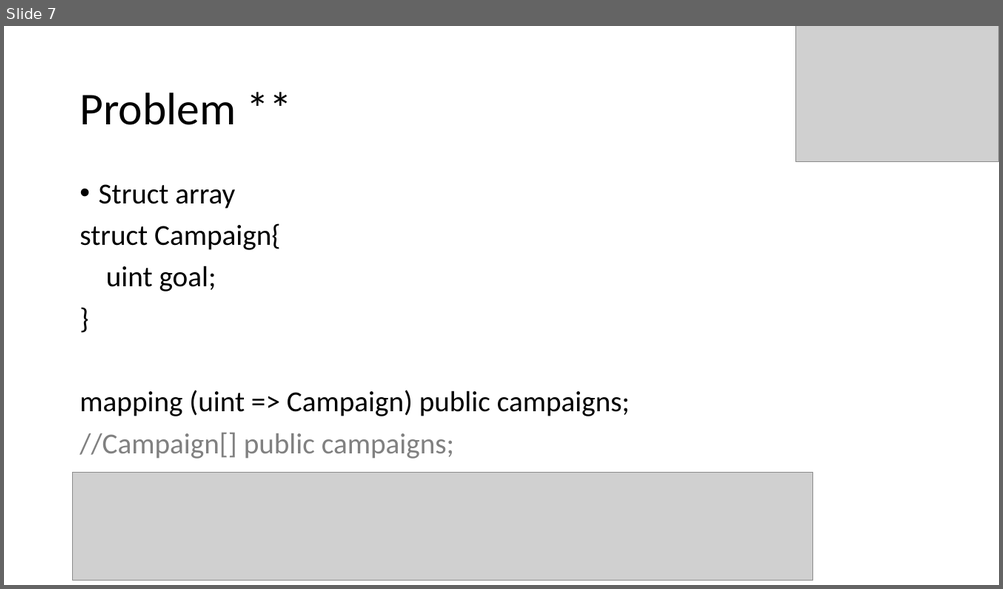
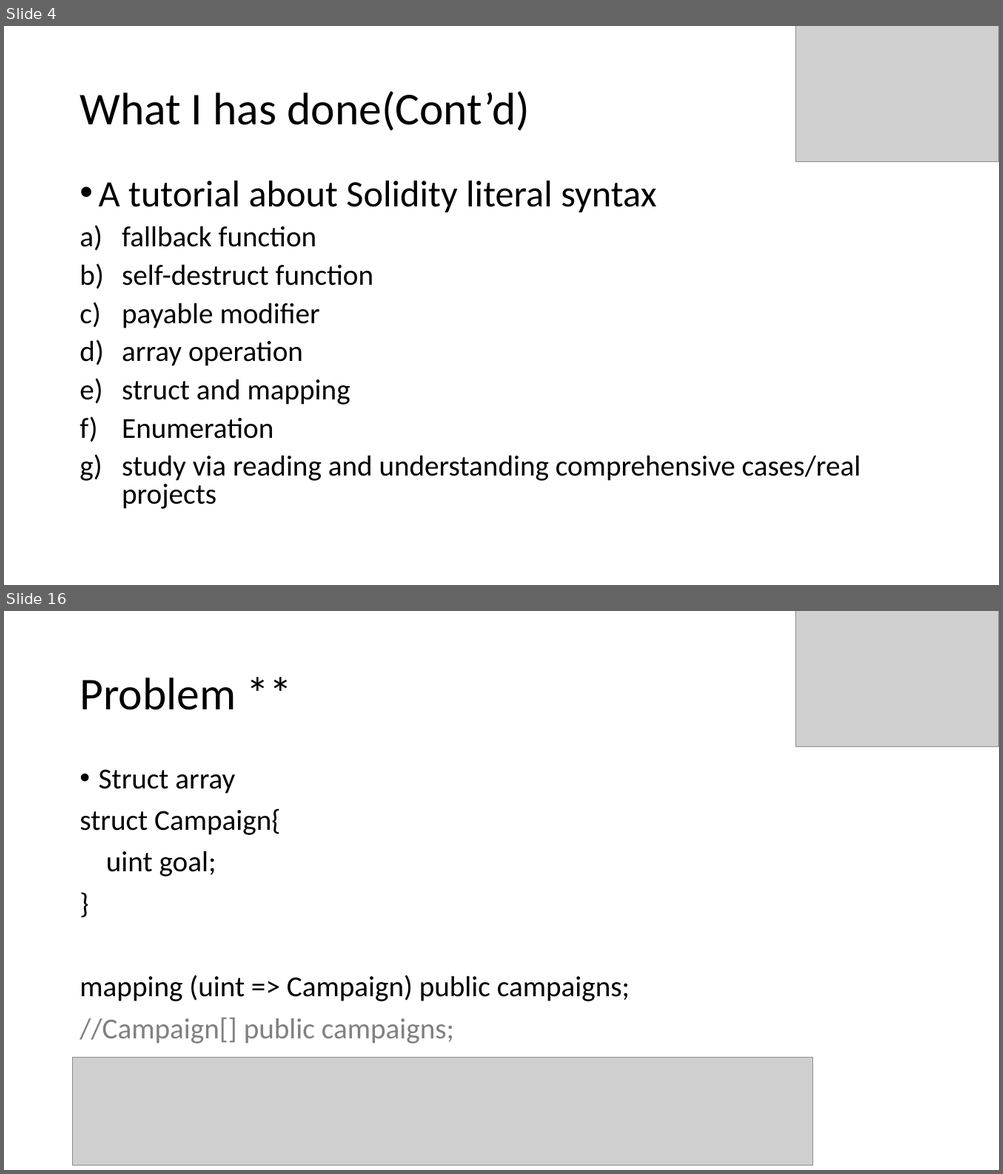
Before and after one commit to ryu9827/bootcamp-slices, a slide deck: Presentation-Bruce.pptx. Shown one above the other, each under a label of ours: slide 7 before the commit, slides 4 and 16 after it; the slides between them are not shown. The pictures are 1003x589 and 1003x1174 pixels, drawn with LibreOffice and Linux fonts; fonts in the diff are those of the drawing; grey boxes stand for pictures. Boxes give left, top, right and bottom in pixels: in the first picture for what was removed or moved away, otherwise in the second. Text is boxed around its words. In the diff, an @@ line names an element or a change of style, - is before the commit and + after.

```diff
--- a/Presentation-Bruce.pptx
+++ b/Presentation-Bruce.pptx
@@ slide 4 added at (x1=4, y1=26, x2=999, y2=585), background #FFFFFF @@
@@ picture added at (x1=796, y1=26, x2=999, y2=162) @@
@@ title added at (x1=79, y1=91, x2=529, y2=131), 44 pt, text #000000 @@
+What I has done(Cont’d)
@@ text added at (x1=99, y1=181, x2=861, y2=509), 28 pt, text #000000 @@
+• A tutorial about Solidity literal syntax
+a) fallback function
+b) self-destruct function
+c) payable modifier
+d) array operation
+e) struct and mapping
+f) Enumeration
+g) study via reading and understanding comprehensive cases/real projects
@@ what was slide 7 is now slide 16 @@
```
Also in this commit, not shown: 6 slides changed, 8 other slides added.
